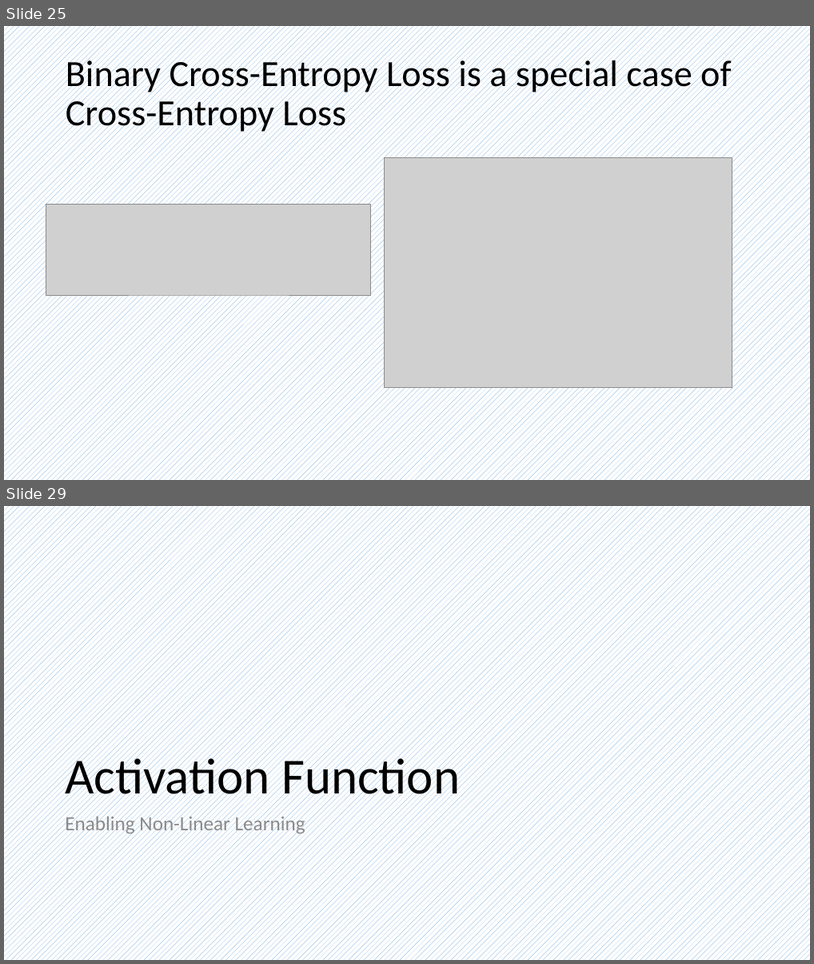
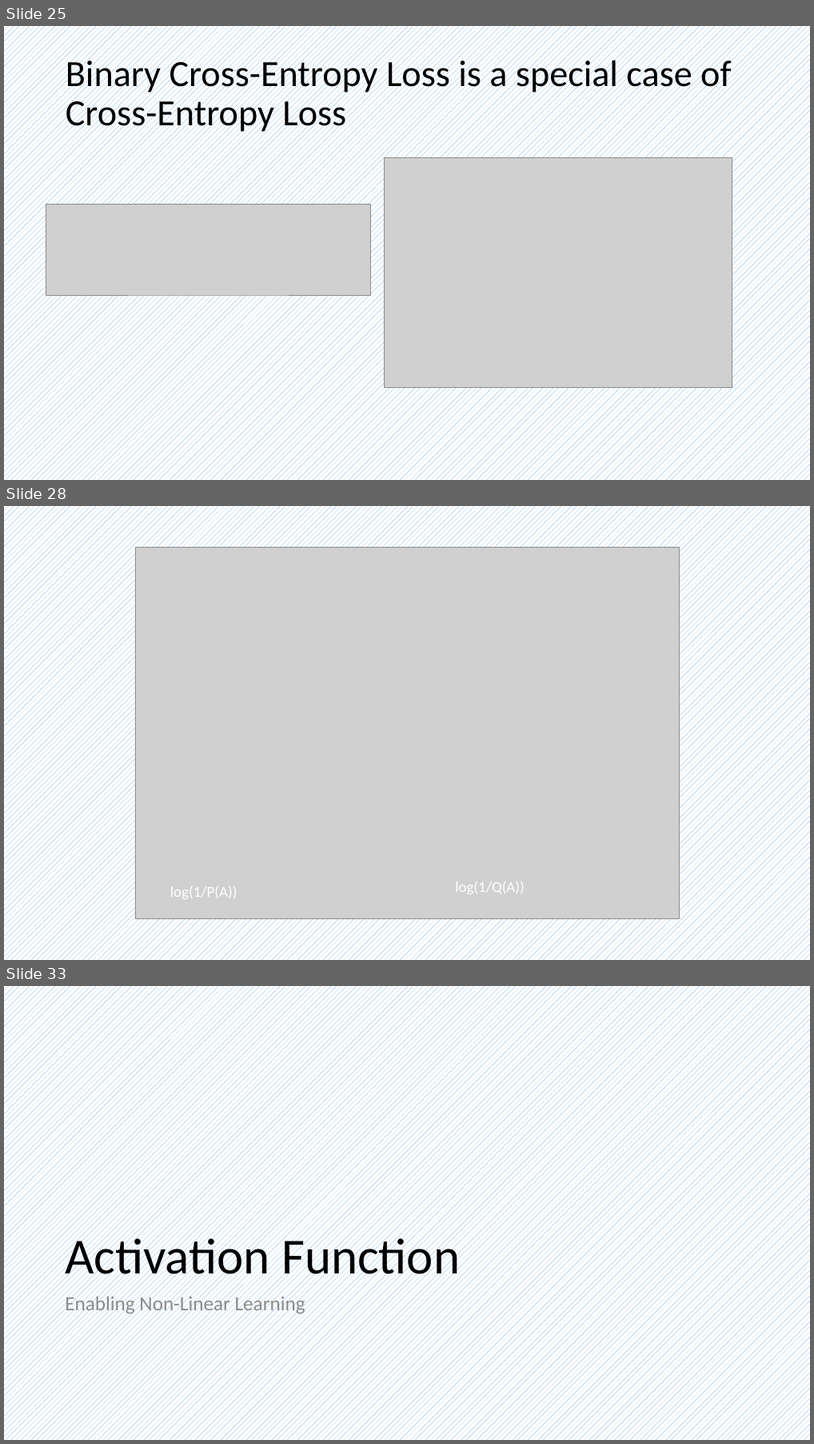
Before and after one commit to frankwxu/AI4DigitalForensics, a slide deck: CYFI445/lectures/08_multiclass_classification_n_to_n_2hidden/0_ML_concepts_multiclass.pptx. Shown one above the other, each under a label of ours: slides 25 and 29 before the commit, slides 25, 28 and 33 after it; the slides between them are not shown. The pictures are 814x964 and 814x1444 pixels, drawn with LibreOffice and Linux fonts; fonts in the diff are those of the drawing; grey boxes stand for pictures; background and template pictures are left out. Boxes give left, top, right and bottom in pixels: in the first picture for what was removed or moved away, otherwise in the second. Text is boxed around its words. In the diff, an @@ line names an element or a change of style, - is before the commit and + after.

```diff
--- a/CYFI445/lectures/08_multiclass_classification_n_to_n_2hidden/0_ML_concepts_multiclass.pptx
+++ b/CYFI445/lectures/08_multiclass_classification_n_to_n_2hidden/0_ML_concepts_multiclass.pptx
@@ slide 28 added at bbox=[4, 506, 810, 960], background pattern #5B9BD5 on #FFFFFF @@
@@ picture added at bbox=[135, 548, 680, 919] @@
@@ text added at bbox=[170, 886, 238, 899], 18 pt, text #FFFFFF @@
+log(1/P(A))
@@ text added at bbox=[455, 881, 525, 894], 18 pt, text #FFFFFF @@
+log(1/Q(A))
@@ what was slide 29 is now slide 33 @@
```
Also in this commit, not shown: 2 slides changed, 3 other slides added.
